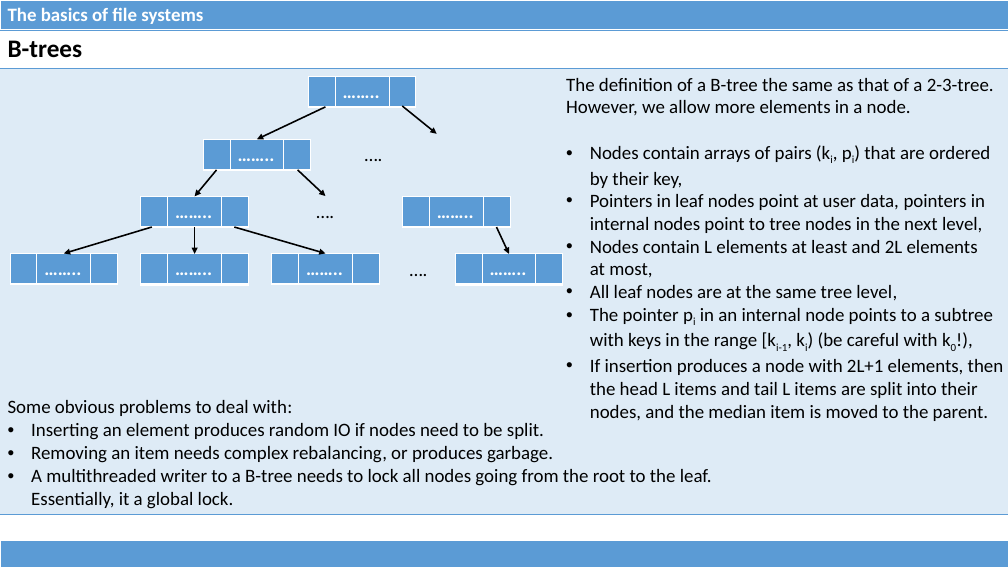
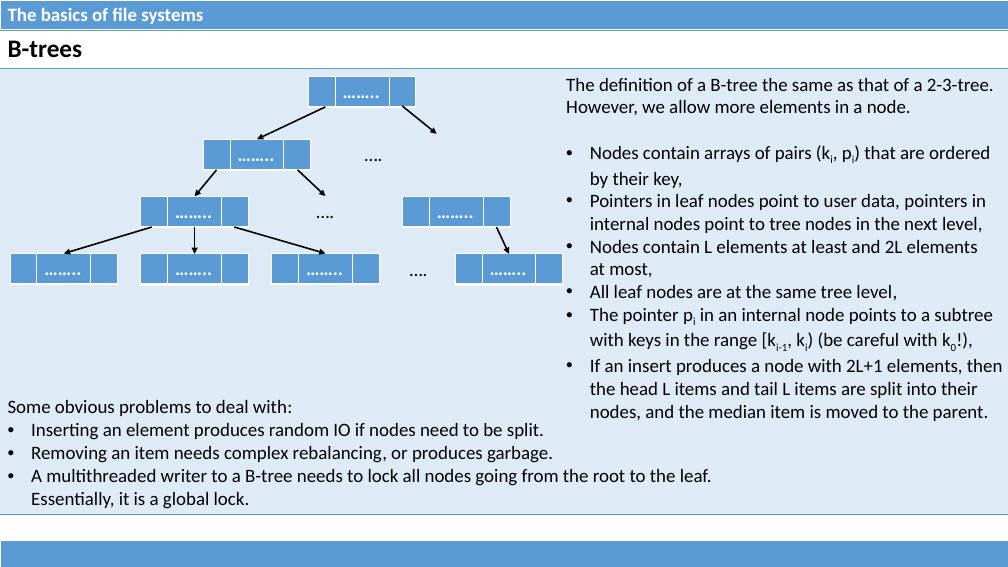
Before and after one commit to dominiquelefevre/filesystems-101-jb, a slide deck: slide 18 of talks/src/class05.pptx. Drawn at 1008x567 pixels with LibreOffice and Linux fonts; fonts in the diff are those of the drawing. Boxes give left, top, right and bottom in pixels: in the first picture for what was removed or moved away, otherwise in the second. Text is boxed around its words. In the diff, an @@ line names an element or a change of style, - is before the commit and + after.

Commit message:
class05: add slides about prefix compression and separator keys compression.
Also, fix some typos.

```diff
--- a/talks/src/class05.pptx
+++ b/talks/src/class05.pptx
@@ table at (0,30,1008,513) @@
-row 2, column 1: Some obvious problems to deal with: / Inserting an element produces random IO if nodes need to be split. / Removing an item needs complex rebalancing, or produces garbage. / A multithreaded writer to a B-tree needs to lock all nodes going from the root to the leaf. Essentially, it a global lock.
+row 2, column 1: Some obvious problems to deal with: / Inserting an element produces random IO if nodes need to be split. / Removing an item needs complex rebalancing, or produces garbage. / A multithreaded writer to a B-tree needs to lock all nodes going from the root to the leaf. Essentially, it is a global lock.
@@ text at (590,194,986,233): text changed @@
-• Pointers in leaf nodes point at user data, pointers in
-  internal nodes point to tree nodes in the next level,
+• Pointers in leaf nodes point to user data, pointers in
+  internal nodes point to tree nodes in the next level,
@@ text at (590,359,1003,421): text changed @@
-• If insertion produces a node with 2L+1 elements, then
-  the head L items and tail L items are split into their
-  nodes, and the median item is moved to the parent.
+• If an insert produces a node with 2L+1 elements, then
+  the head L items and tail L items are split into their
+  nodes, and the median item is moved to the parent.
```
Also in this commit, not shown: 8 other slides changed, 6 slides added, 1 slide removed, 1 other file.
